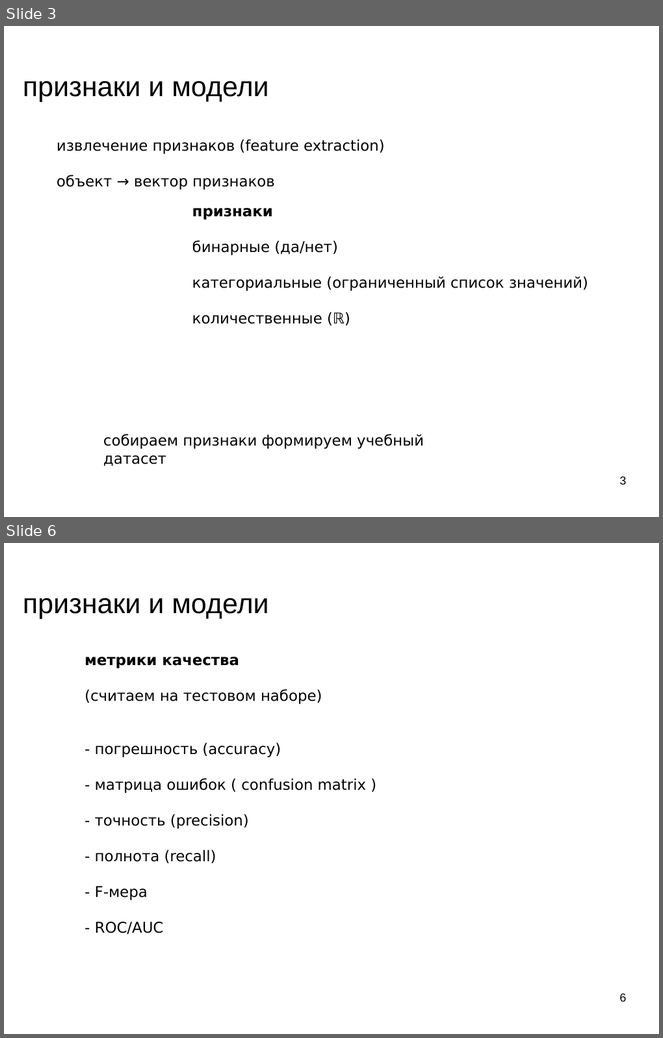
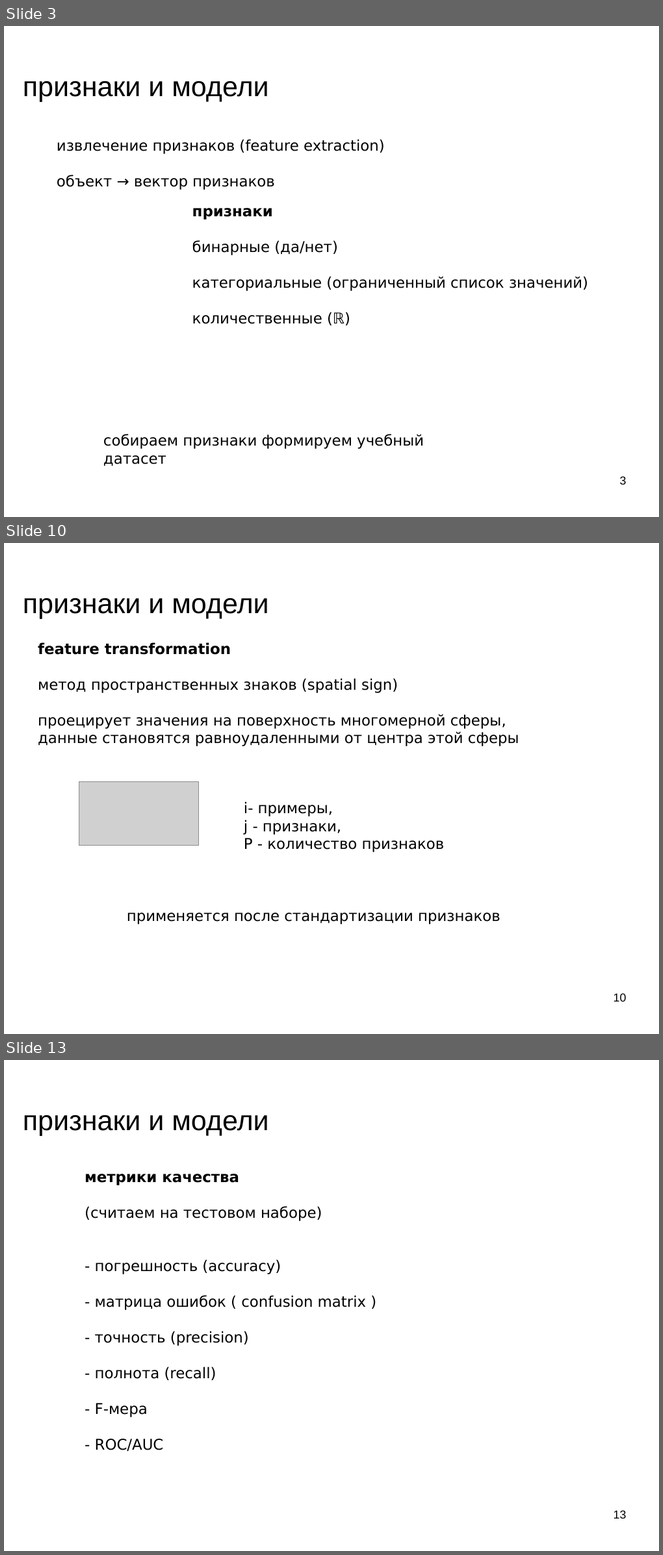
Before and after one commit to mechanoid5/ml_lectorium_legacy, a slide deck: 12-fetch-anomal.odp. Shown one above the other, each under a label of ours: slides 3 and 6 before the commit, slides 3, 10 and 13 after it; the slides between them are not shown. The pictures are 663x1038 and 663x1555 pixels, drawn with LibreOffice and Linux fonts; fonts in the diff are those of the drawing; grey boxes stand for pictures; background and template pictures are left out. Boxes give left, top, right and bottom in pixels: in the first picture for what was removed or moved away, otherwise in the second. Text is boxed around its words. In the diff, an @@ line names an element or a change of style, - is before the commit and + after.

```diff
--- a/12-fetch-anomal.odp
+++ b/12-fetch-anomal.odp
@@ slide 10 added at (4, 543, 659, 1034), background picture (left out) @@
@@ title added at (23, 598, 269, 618), 33.9 pt, text #000000 @@
+признаки и модели
@@ text added at (38, 642, 519, 746), 18 pt, text #000000 @@
+feature transformation
+метод пространственных знаков (spatial sign)
+проецирует значения на поверхность многомерной сферы,
+данные становятся равноудаленными от центра этой сферы
@@ picture added at (79, 782, 199, 846) @@
@@ text added at (244, 802, 445, 852), 18 pt, text #000000 @@
+i- примеры,
+j - признаки,
+P - количество признаков
@@ text added at (127, 913, 501, 925), 18 pt, text #000000 @@
+применяется после стандартизации признаков
@@ page number added at (614, 993, 627, 1002), 14 pt, text #000000 @@
+10
@@ what was slide 6 is now slide 13 @@
@@ page number at (614, 1510, 627, 1519): text changed @@
-6
+13
```
Also in this commit, not shown: 8 other slides added, 2 slides removed, 1 other file.
